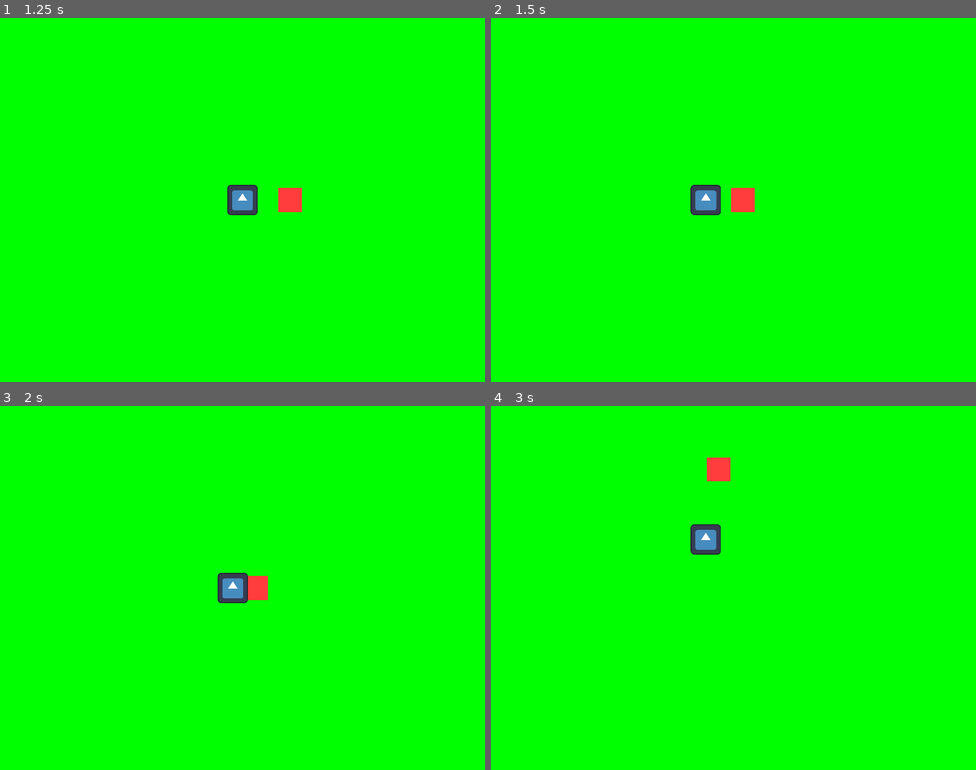
Above: before the commit, frames 1-4 (two rows, left to right).
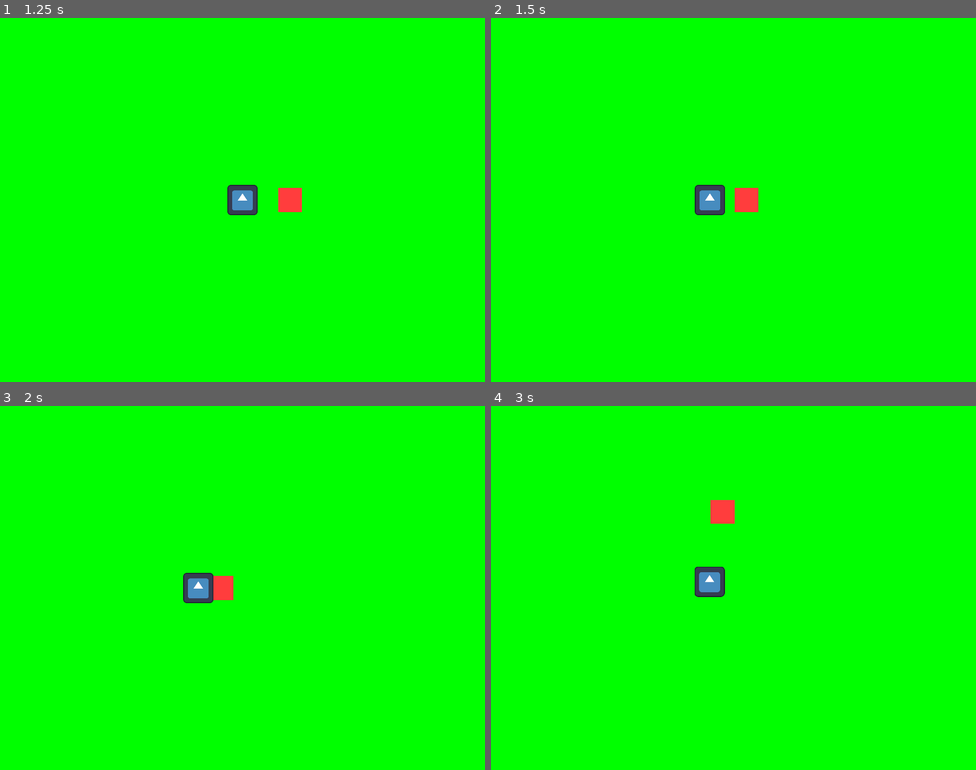
Above: after the commit, the same moments.

Repository: Zereijin/GGJ2023
Game: Godot game, scene res://main_menu/main_menu.tscn
The game is run twice, just before and just after one commit, with the same random seed, the same clock (stepped at 60 frames per second) and the same inputs. The engine's default icon, where the game draws it, is replaced by a stand-in: a white triangle on a blue panel in a dark square.
Inputs:
- Up to frame 1 (1.25 s): click "Play" at 0.5 s
- Up to frame 2 (1.5 s): tap Enter at 1.25 s; hold D (right) from 1.28 s (still down)
- Up to frame 3 (2 s): keep holding D (right)
- Up to frame 4 (3 s): release D (right) at 2.03 s; hold S (down) 2.03-2.78 s; hold D (right) from 2.78 s (still down)

Frame 1 is identical in both runs. In frame 2, 0.4% of the frame differs, in the area x 41-56%, y 45-55%; in frame 3, 1.4%; in frame 4, 1.7%, in the area x 41-51%, y 14-53%.

Commit message:
Camera lookahead based on input, not velocity

Diff:
--- a/game/camera.gd
+++ b/game/camera.gd
@@ -1,21 +1,8 @@
 extends Camera2D
 
-## How much to multiply the player’s velocity by when added to the camera’s target position to achieve lookahead
+## How much to multiply the player’s directional input by when added to the camera’s target position to achieve lookahead
 @export_range(0, 1000)
 var lookahead: float
 
-## The closest ancestor of type RigidBody2D
-@onready
-var rigidbody := _find_rigidbody2d_ancestor()
-
-func _find_rigidbody2d_ancestor() -> RigidBody2D:
-	var x: Node = self
-	while x != null:
-		var body := x as RigidBody2D
-		if body != null:
-			return body
-		x = x.get_parent()
-	return null
-
-func _process(_delta: float) -> void:
-	position = rigidbody.linear_velocity * lookahead
+func _unhandled_input(_event: InputEvent) -> void:
+	position = Input.get_vector("left", "right", "up", "down") * lookahead
--- a/game/game.tscn
+++ b/game/game.tscn
@@ -71,4 +71,4 @@
 [node name="Camera" type="Camera2D" parent="Garden/Objects/Player"]
 position_smoothing_enabled = true
 script = ExtResource("3_1xqbk")
-lookahead = 1.0
+lookahead = 100.0
